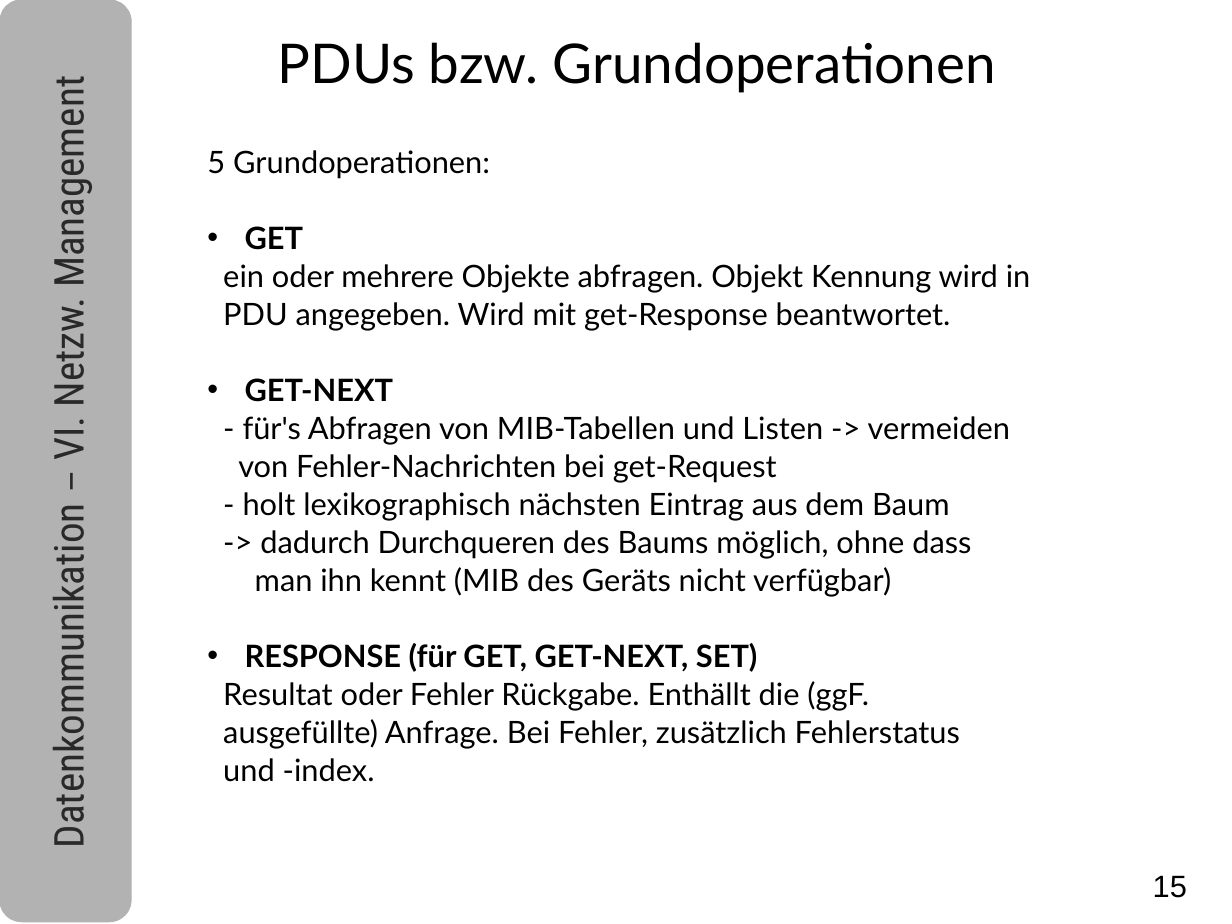
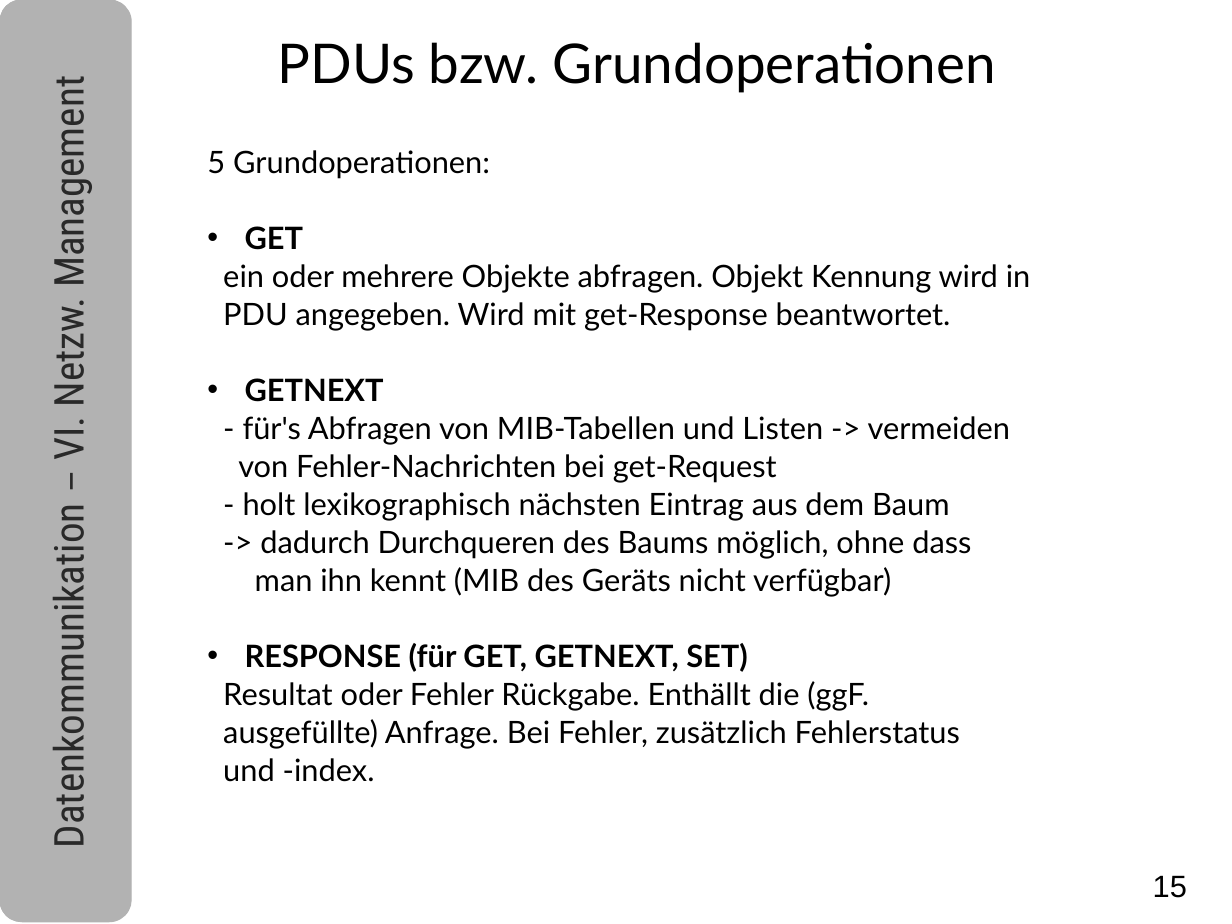
Before and after one commit to tpo/Datenkomm_Skripte, a slide deck: slide 15 of Datenkommunikation_6_Netzwerk_Management_V1.8.odp. Drawn at 1232x924 pixels with LibreOffice and Linux fonts; fonts in the diff are those of the drawing. Boxes give left, top, right and bottom in pixels: in the first picture for what was removed or moved away, otherwise in the second. Text is boxed around its words. In the diff, an @@ line names an element or a change of style, - is before the commit and + after.

```diff
--- a/Datenkommunikation_6_Netzwerk_Management_V1.8.odp
+++ b/Datenkommunikation_6_Netzwerk_Management_V1.8.odp
@@ text at [245,378,384,402]: text changed @@
-• GET-NEXT
+• GETNEXT
@@ text at [245,643,748,672]: text changed @@
-• RESPONSE (für GET, GET-NEXT, SET)
+• RESPONSE (für GET, GETNEXT, SET)
```
Also in this commit, not shown: 13 other slides changed, 4 slides added.
